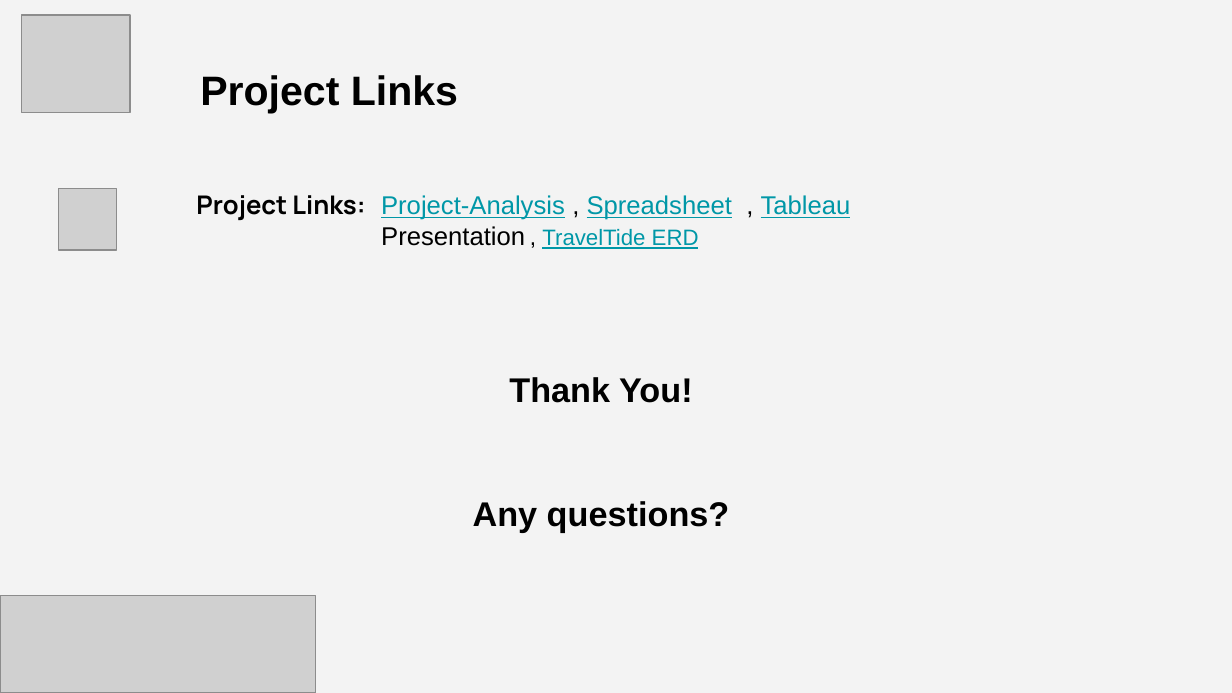
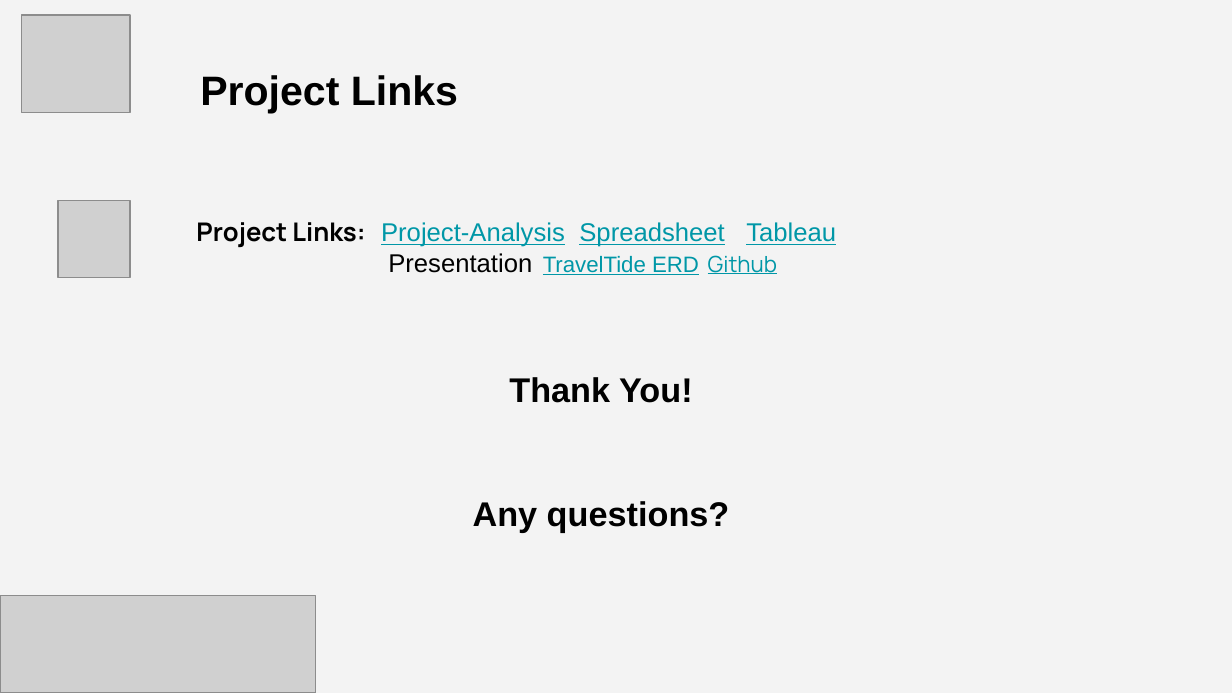
Before and after one commit to LeelaYathapu/TravelTide-Rewards-Program, a slide deck: slide 12 of TravelTide Loyalty Program Presentation.pptx. Drawn at 1232x693 pixels with LibreOffice and Linux fonts; fonts in the diff are those of the drawing; grey boxes stand for pictures. Boxes give left, top, right and bottom in pixels: in the first picture for what was removed or moved away, otherwise in the second. Text is boxed around its words. In the diff, an @@ line names an element or a change of style, - is before the commit and + after.

```diff
--- a/TravelTide Loyalty Program Presentation.pptx
+++ b/TravelTide Loyalty Program Presentation.pptx
@@ picture: place and size @@
-picture at bbox=[58, 188, 117, 250]
+picture at bbox=[58, 200, 129, 277]
@@ text at bbox=[196, 222, 836, 275]: text changed @@
-Project Links: Project-Analysis , Spreadsheet , Tableau
-Presentation , TravelTide ERD
+Project Links: Project-Analysis Spreadsheet Tableau
+Presentation TravelTide ERD Github
```
Also in this commit, not shown: 1 other slide changed, 1 other file.
